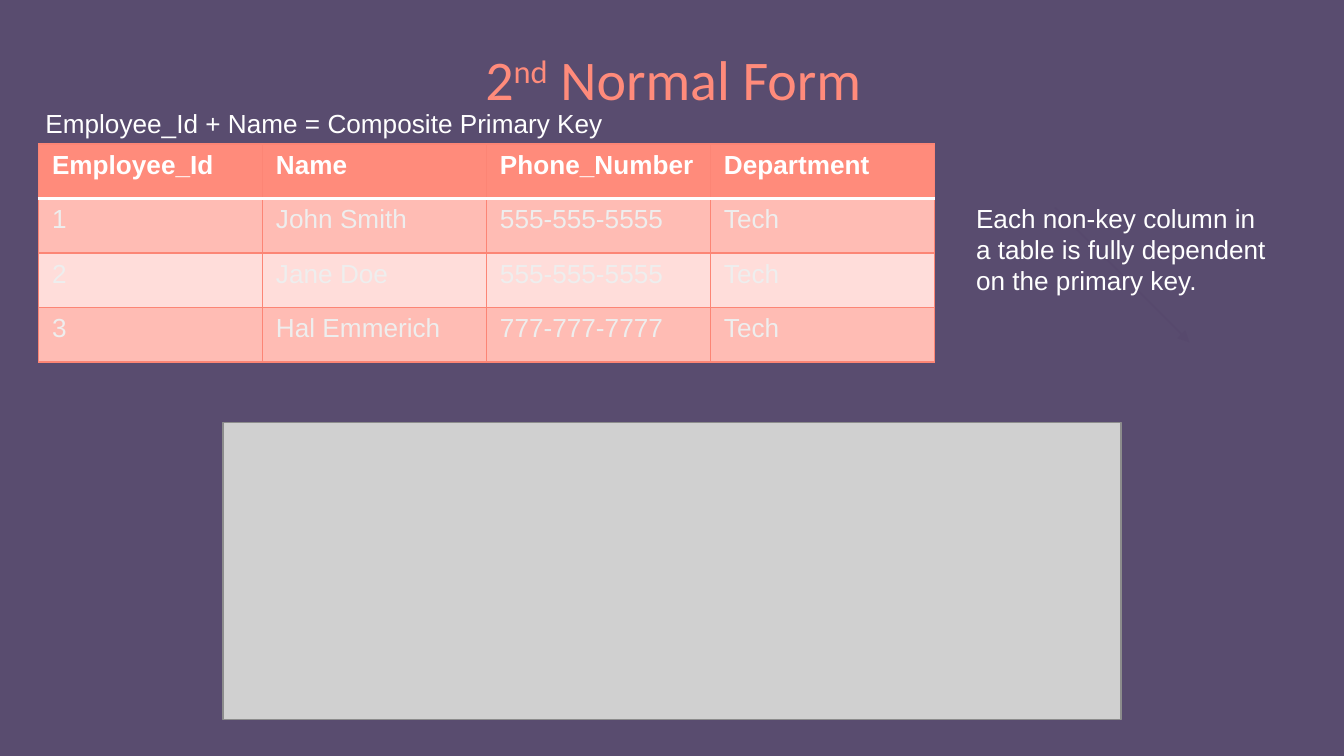
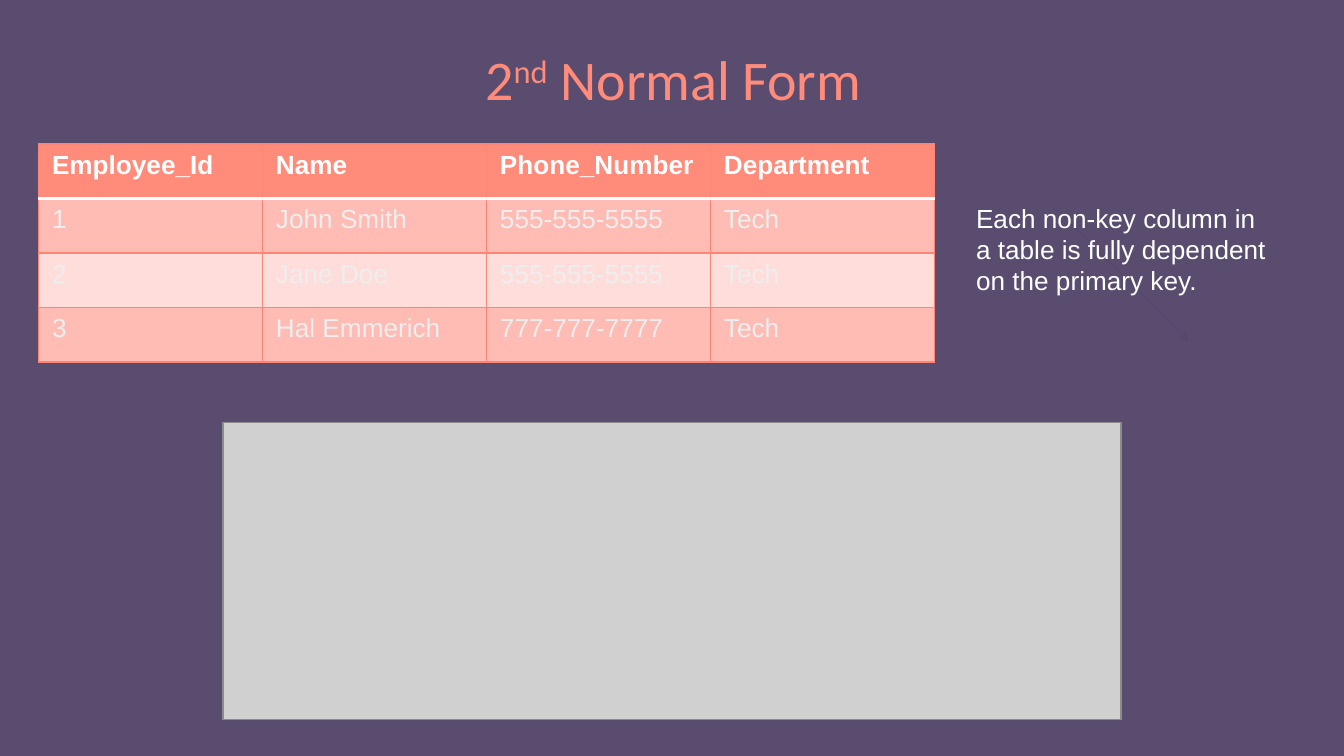
Before and after one commit to e-m-wilson/python_sql, a slide deck: slide 27 of Week_3/SQL.pptx. Drawn at 1344x756 pixels with LibreOffice and Linux fonts; fonts in the diff are those of the drawing; grey boxes stand for pictures. Boxes give left, top, right and bottom in pixels: in the first picture for what was removed or moved away, otherwise in the second. Text is boxed around its words. In the diff, an @@ line names an element or a change of style, - is before the commit and + after.

```diff
--- a/Week_3/SQL.pptx
+++ b/Week_3/SQL.pptx
@@ text removed at [45,114,602,138] @@
-Employee_Id + Name = Composite Primary Key
```
Also in this commit, not shown: 15 other slides changed, 4 slides added.
